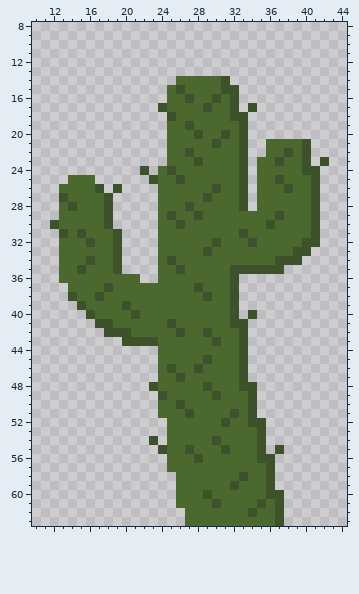
Two states of a pixel-art file, Assets/Cactus.aseprite. The picture above is the old version.
64x64 pixels, 1 frame. Shown: x 10..44, y 8..63.
After the commit:
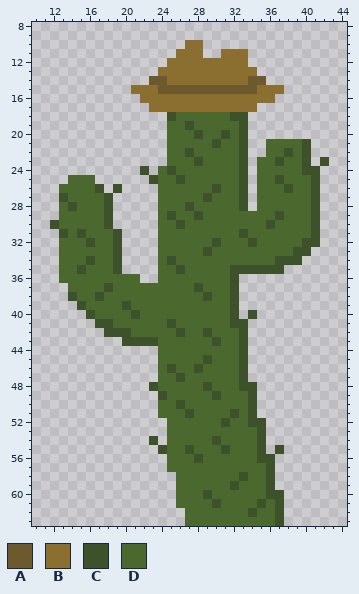
Palette (. is transparent): A #6c592d  B #8a6f30  C #3d522a  D #4b692f
What changed:
layer "Layer 2" added
Layer "Layer 2":
y 10: x 27..28 .. -> BB
y 11: x 26..28 ... -> BBB; x 31..33 ... -> BBB
y 12: x 25..33 ......... -> BBBBBBBBB
y 13: x 24..34 ........... -> BBBBBBBBBBB
y 14: x 23..35 ...DDDDDC.... -> AABBBBBBBBBAA
y 15: x 21..37 ....DCDDDDCC..... -> BBBAAAAAAAAAAABBB
y 16: x 22..36 ...DDCDDCDC.... -> BBBBBBBBBBBBBBB
y 17: x 23..34 .CDDDDCDDC.C -> BBBBBBBBBBBB
Where, in picture pixels (left, top, right, bottom), the same in both pictures:
changed: (131, 40, 284, 112)
